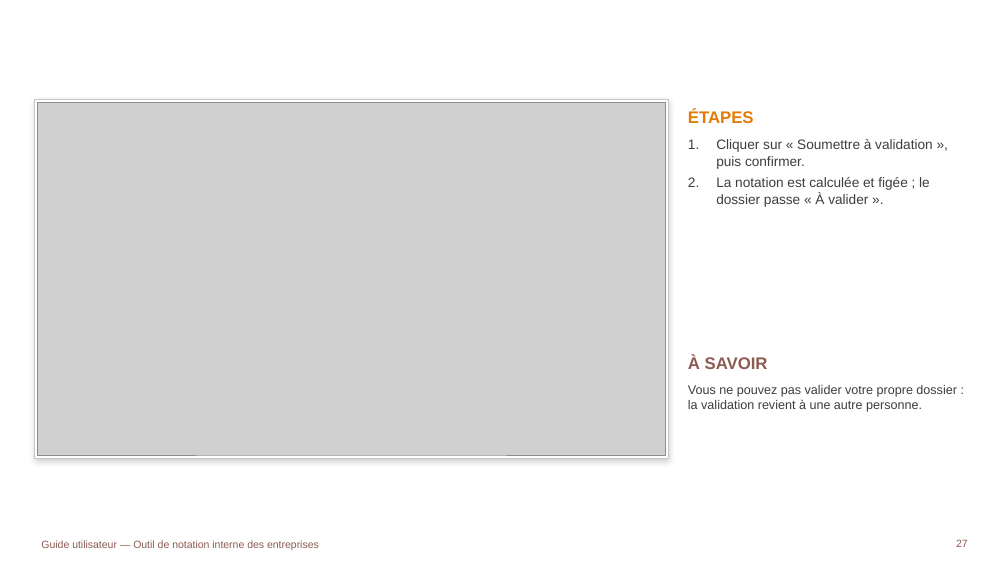
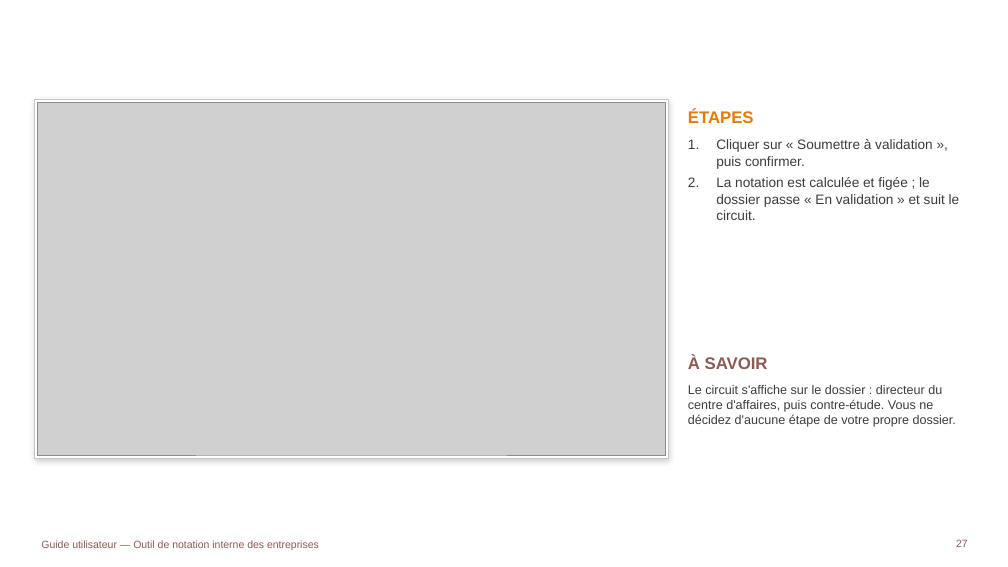
Before and after one commit to tariqeddoumi/Entreprise-scoring-cl, a slide deck: slide 27 of docs/guides/Guide_utilisateur_outil_notation.pptx. Drawn at 1008x567 pixels with LibreOffice and Linux fonts; fonts in the diff are those of the drawing; grey boxes stand for pictures; background and template pictures are left out. Boxes give left, top, right and bottom in pixels: in the first picture for what was removed or moved away, otherwise in the second. Text is boxed around its words. In the diff, an @@ line names an element or a change of style, - is before the commit and + after.

```diff
--- a/docs/guides/Guide_utilisateur_outil_notation.pptx
+++ b/docs/guides/Guide_utilisateur_outil_notation.pptx
@@ text at (716, 177, 960, 220): text changed @@
-2. La notation est calculée et figée ; le dossier passe « À valider ».
+2. La notation est calculée et figée ; le dossier passe « En validation » et suit le circuit.
@@ text at (688, 385, 956, 427): text changed @@
-Vous ne pouvez pas valider votre propre dossier : la validation revient à une autre personne.
+Le circuit s'affiche sur le dossier : directeur du centre d'affaires, puis contre-étude. Vous ne décidez d'aucune étape de votre propre dossier.
```
Also in this commit, not shown: 6 other slides changed, 2 slides added, 2 other files.
